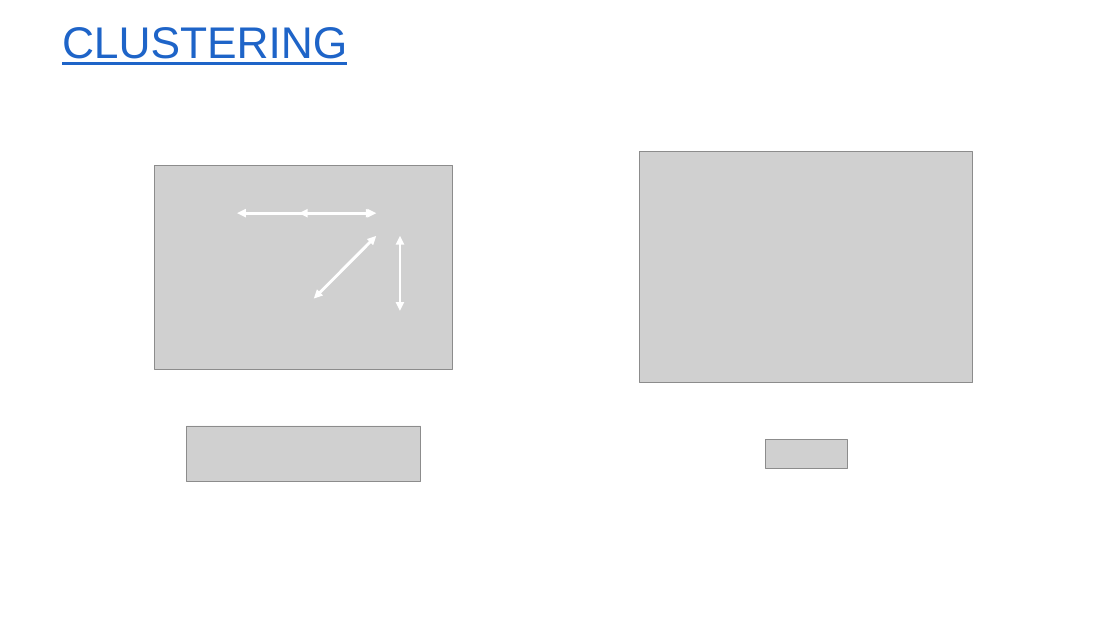
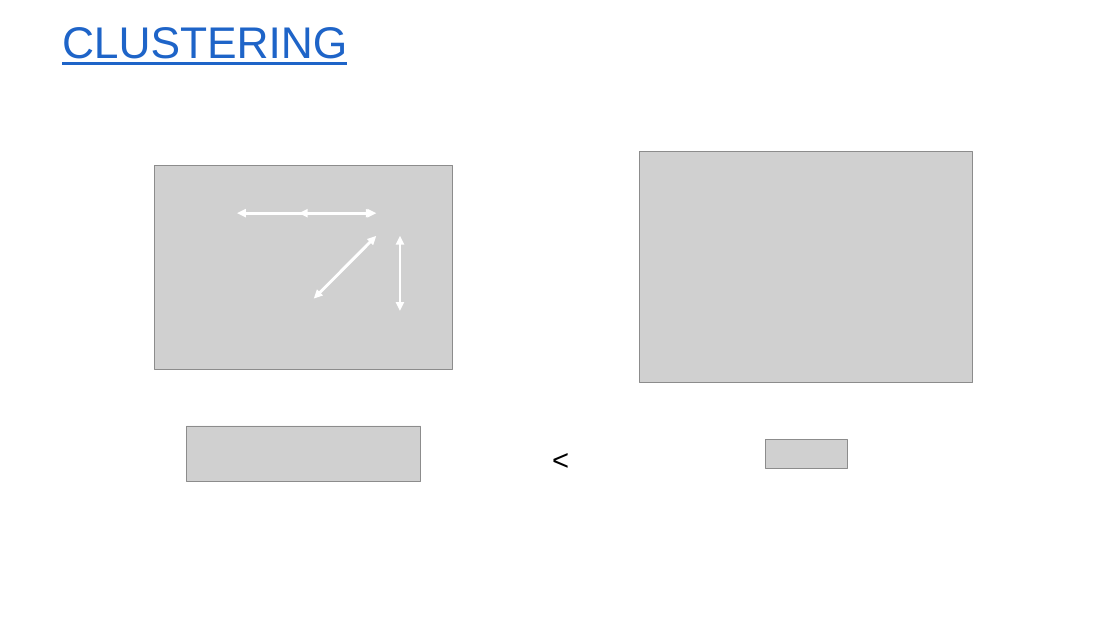
Before and after one commit to yvlaere/ant_sorting, a slide deck: slide 16 of Spatio-temporele modellen.pptx (slide 12 before the commit). Drawn at 1120x630 pixels with LibreOffice and Linux fonts; fonts in the diff are those of the drawing; grey boxes stand for pictures; background and template pictures are left out. Boxes give left, top, right and bottom in pixels: in the first picture for what was removed or moved away, otherwise in the second. Text is boxed around its words. In the diff, an @@ line names an element or a change of style, - is before the commit and + after.

```diff
--- a/Spatio-temporele modellen.pptx
+++ b/Spatio-temporele modellen.pptx
@@ text added at box(544, 430, 578, 477), 25 pt, text #000000 @@
+<
```
Also in this commit, not shown: 1 other slide changed, 4 slides added.
